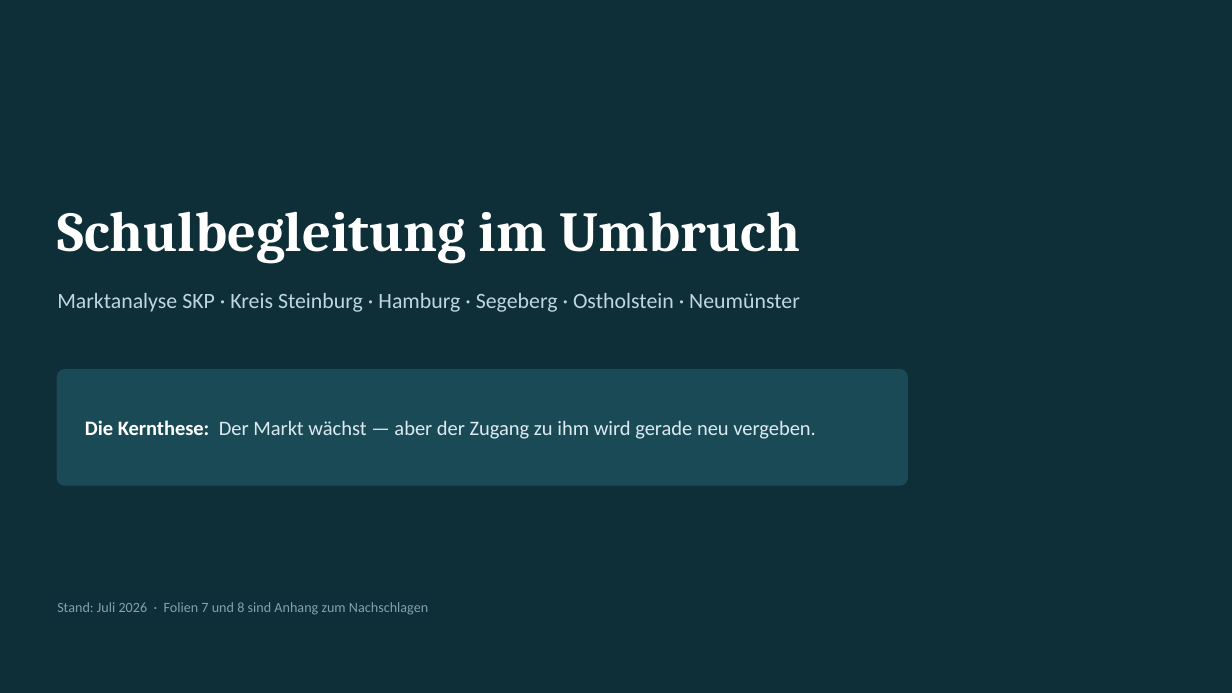
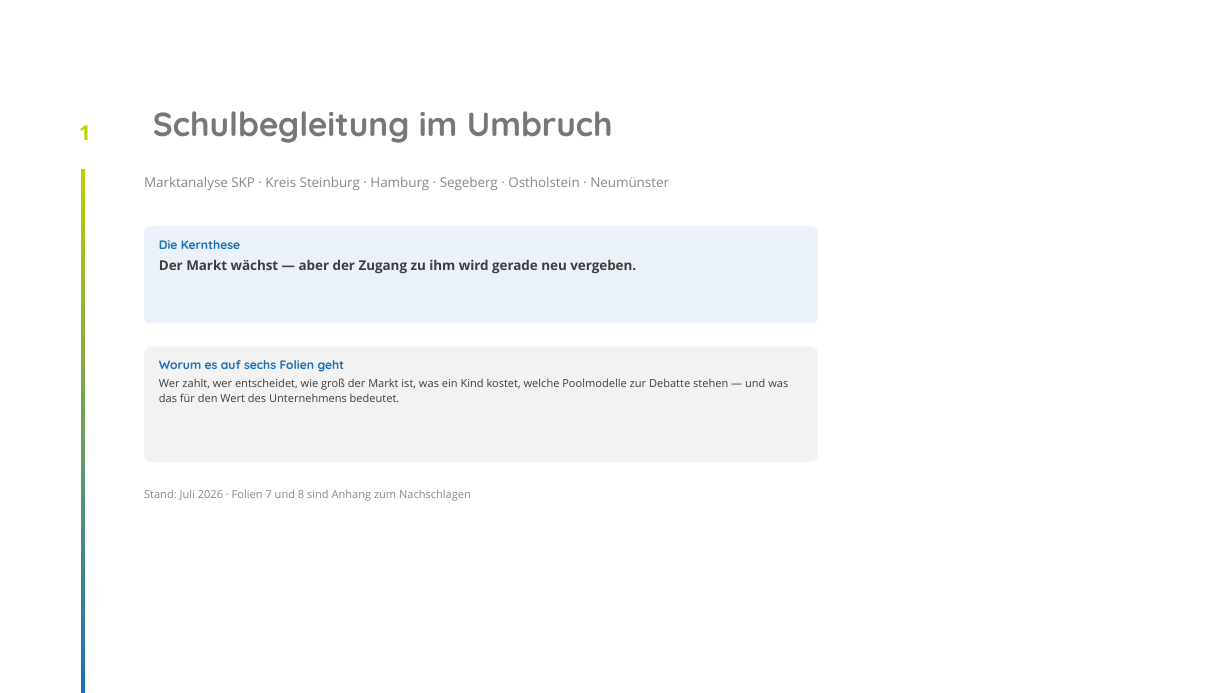
Before and after one commit to findingNemo0o0/repository, a slide deck: slide 1 of praesentation/SKP-Marktanalyse-Schulbegleitung.pptx. Drawn at 1232x693 pixels with LibreOffice and Linux fonts; fonts in the diff are those of the drawing; background and template pictures are left out. Boxes give left, top, right and bottom in pixels: in the first picture for what was removed or moved away, otherwise in the second. Text is boxed around its words. In the diff, an @@ line names an element or a change of style, - is before the commit and + after.

```diff
--- a/praesentation/SKP-Marktanalyse-Schulbegleitung.pptx
+++ b/praesentation/SKP-Marktanalyse-Schulbegleitung.pptx
@@ background #0E2E38 to #FFFFFF @@
@@ title "Schulbegleitung im Umbruch": place and size @@
-title "Schulbegleitung im Umbruch" at box(57, 211, 800, 263)
+title "Schulbegleitung im Umbruch" at box(153, 111, 613, 143)
@@ title "Schulbegleitung im Umbruch" at box(153, 111, 613, 143): size 44 to 26 pt, font Cambria to Quicksand, text colour #FFFFFF to #777777; line spacing 1 to 0.9 @@
@@ page number added at box(79, 125, 91, 140), 16 pt, text #BBCF00, bold @@
+1
@@ rectangle added at box(81, 169, 85, 693), fill gradient #1A70B8 to #BBCF00 @@
@@ text "Marktanalyse SKP · Kreis Steinburg ...": place and size @@
-text "Marktanalyse SKP · Kreis Steinburg ..." at box(57, 293, 800, 312)
+text "Marktanalyse SKP · Kreis Steinburg ..." at box(144, 177, 669, 190)
@@ text "Marktanalyse SKP · Kreis Steinburg ..." at box(144, 177, 669, 190): size 17 to 10.5 pt, font Calibri to Open Sans, text colour #BFD6DE to #888888; line spacing 1 to 1.15; vertical alignment middle to top @@
@@ rounded rectangle added at box(144, 226, 818, 323), fill #EAF1F8 @@
@@ text "Die Kernthese" at box(159, 240, 636, 273): vertical alignment middle to top @@
@@ text at box(159, 240, 636, 273): text changed; size 16 to 10.5 pt; font Calibri to Open Sans; text colour #DCEAF0 to #3D3D3D; bold on @@
-Die Kernthese: Der Markt wächst — aber der Zugang zu ihm wird gerade neu vergeben.
+Die Kernthese
+Der Markt wächst — aber der Zugang zu ihm wird gerade neu vergeben.
@@ rounded rectangle: place and size @@
-rounded rectangle at box(57, 370, 908, 485)
+rounded rectangle at box(144, 347, 818, 462)
@@ rounded rectangle at box(144, 347, 818, 462): fill #1B4A57 to #F2F2F2; outline #1B4A57 1 pt to none; shadow off; proportions changed @@
@@ text added at box(159, 360, 788, 402), 8.6 pt, text #3D3D3D @@
+Worum es auf sechs Folien geht
+Wer zahlt, wer entscheidet, wie groß der Markt ist, was ein Kind kostet, welche Poolmodelle zur Debatte stehen — und was das für den Wert des Unternehmens bedeutet.
@@ text "Stand: Juli 2026 · Folien ...": place and size @@
-text "Stand: Juli 2026 · Folien ..." at box(57, 602, 428, 615)
+text "Stand: Juli 2026 · Folien ..." at box(144, 490, 471, 501)
@@ text "Stand: Juli 2026 · Folien ..." at box(144, 490, 471, 501): size 11 to 8.6 pt, font Calibri to Open Sans, text colour #7FA3B0 to #888888; line spacing 1 to 1.15; vertical alignment middle to top @@
```
Also in this commit, not shown: 7 other slides changed, 9 other files.
